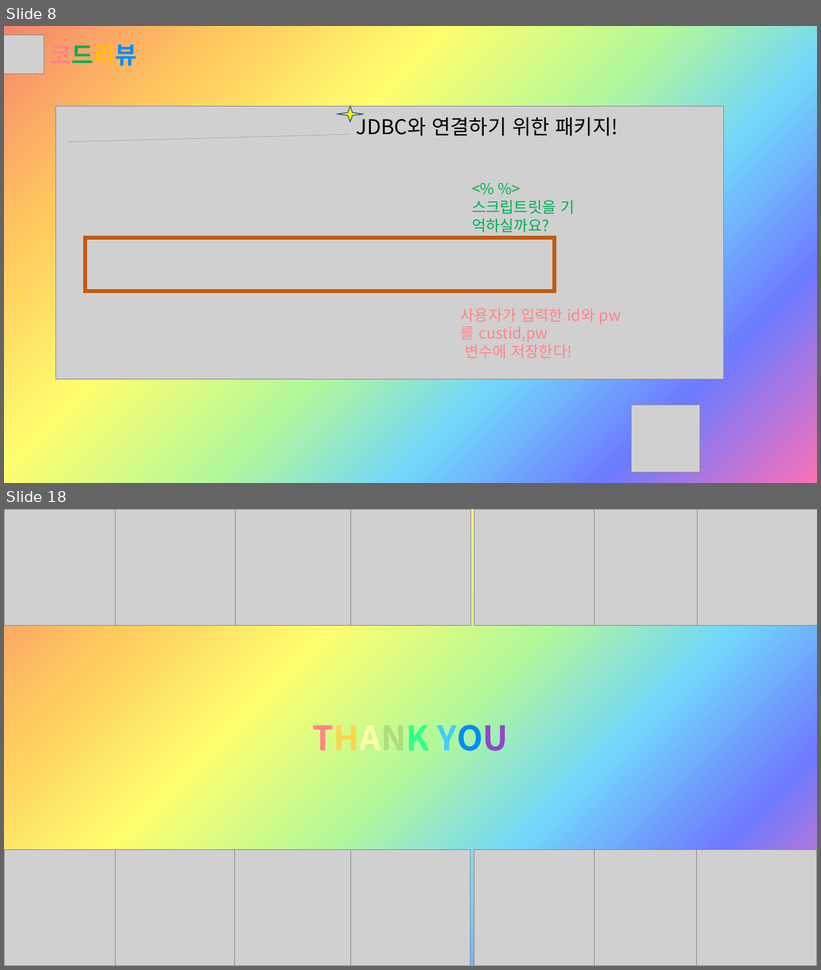
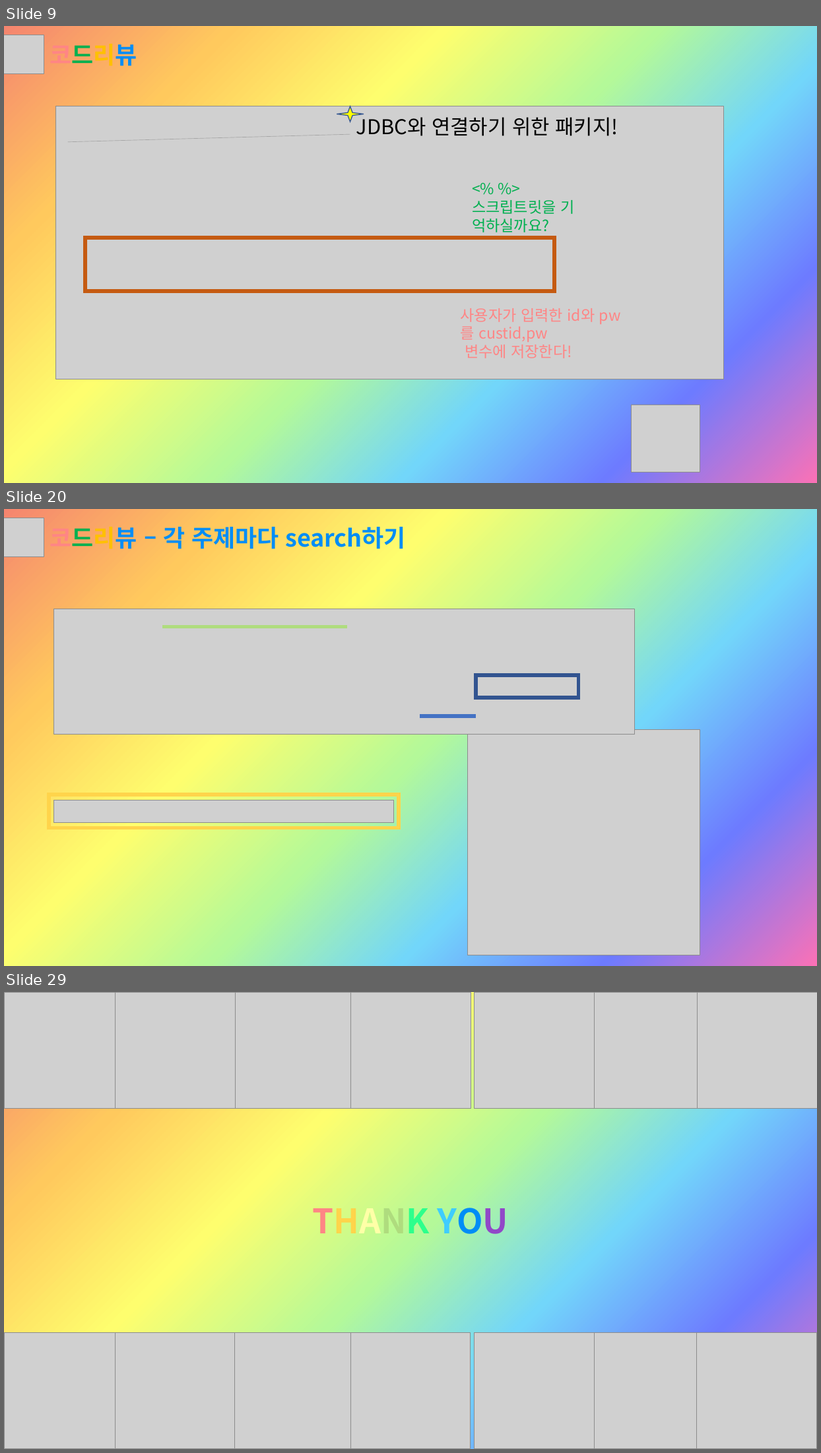
Before and after one commit to Sujin-Lim/DB-Project2, a slide deck: Button.pptx. Shown one above the other, each under a label of ours: slides 8 and 18 before the commit, slides 9, 20 and 29 after it; the slides between them are not shown. The pictures are 821x970 and 821x1453 pixels, drawn with LibreOffice and Linux fonts; fonts in the diff are those of the drawing; grey boxes stand for pictures. Boxes give left, top, right and bottom in pixels: in the first picture for what was removed or moved away, otherwise in the second. Text is boxed around its words. In the diff, an @@ line names an element or a change of style, - is before the commit and + after.

```diff
--- a/Button.pptx
+++ b/Button.pptx
@@ slide 20 added at <box>4,509,817,966</box>, background gradient #F5856F to #FFC95D to #FEFE6E to #B4F999 to #72D6FA to #6D7BFF to #FB71B6 @@
@@ picture added at <box>4,518,44,557</box> @@
@@ text added at <box>50,527,405,549</box>, 28 pt, text #008DF6, bold @@
+코드리뷰 – 각 주제마다 search하기
@@ picture added at <box>54,609,636,735</box> @@
@@ line added from (347, 626) to (162, 626), #AFDC7E 4.5 pt @@
@@ rectangle added at <box>476,675,580,698</box>, outline #325491 4.5 pt @@
@@ line added from (476, 716) to (419, 716), #4472C4 4.5 pt @@
@@ picture added at <box>468,730,700,956</box> @@
@@ rectangle added at <box>49,795,399,828</box>, outline #FFD44B 4.5 pt @@
@@ picture added at <box>54,800,395,823</box> @@
@@ what was slide 8 is now slide 9 @@
@@ what was slide 18 is now slide 29 @@
```
Also in this commit, not shown: 9 slides changed, 10 other slides added.
